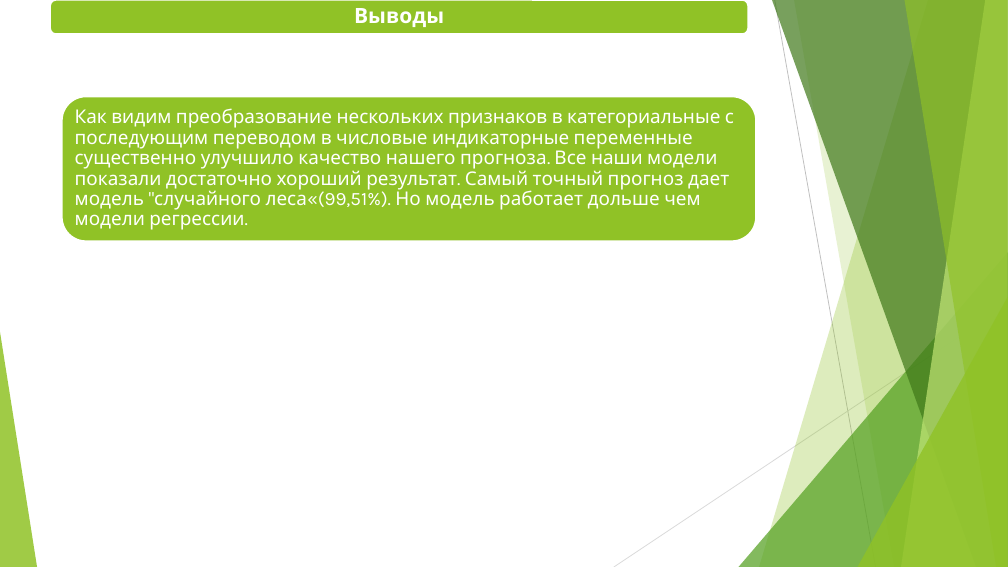
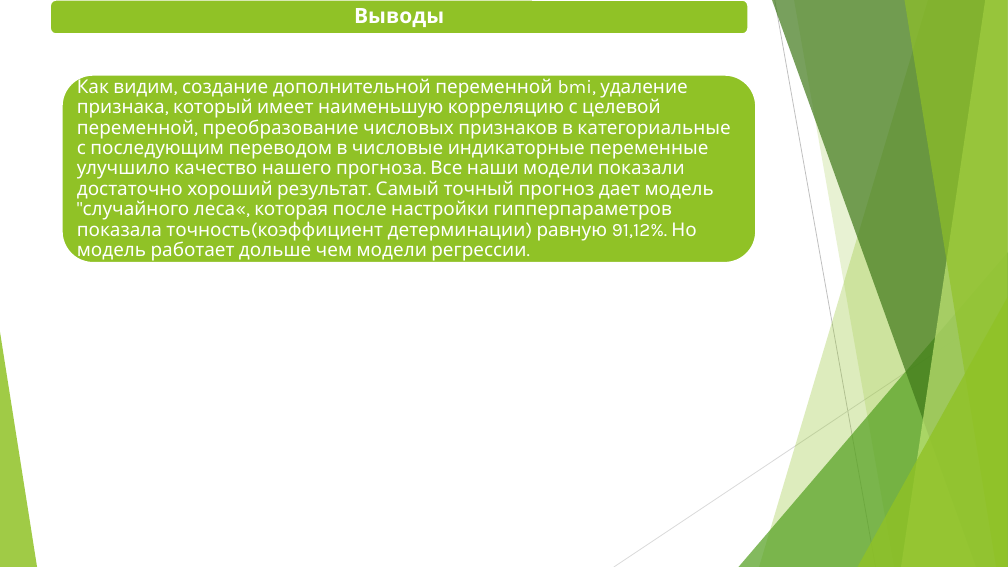
Before and after one commit to Tamila2111/Main_academy_final_project, a slide deck: slide 10 of Презентация_Вандяева.pptx (slide 14 before the commit). Drawn at 1008x567 pixels with LibreOffice and Linux fonts; fonts in the diff are those of the drawing. Boxes give left, top, right and bottom in pixels: in the first picture for what was removed or moved away, otherwise in the second. Text is boxed around its words. In the diff, an @@ line names an element or a change of style, - is before the commit and + after.

```diff
--- a/Презентация_Вандяева.pptx
+++ b/Презентация_Вандяева.pptx
@@ rounded rectangle resized from (x1=62, y1=97, x2=756, y2=241) to (x1=62, y1=75, x2=756, y2=263) @@
@@ text at (x1=77, y1=75, x2=730, y2=262): text changed @@
-Как видим преобразование нескольких признаков в категориальные с последующим переводом в числовые индикаторные переменные существенно улучшило качество нашего прогноза. Все наши модели показали достаточно хороший результат. Самый точный прогноз дает модель "случайного леса«(99,51%). Но модель работает дольше чем модели регрессии.
+Как видим, создание дополнительной переменной bmi, удаление признака, который имеет наименьшую корреляцию с целевой переменной, преобразование числовых признаков в категориальные с последующим переводом в числовые индикаторные переменные улучшило качество нашего прогноза. Все наши модели показали достаточно хороший результат. Самый точный прогноз дает модель "случайного леса«, которая после настройки гипперпараметров показала точность(коэффициент детерминации) равную 91,12%. Но модель работает дольше чем модели регрессии.
```
Also in this commit, not shown: 4 other slides changed, 2 slides added, 6 slides removed, 1 other file.
